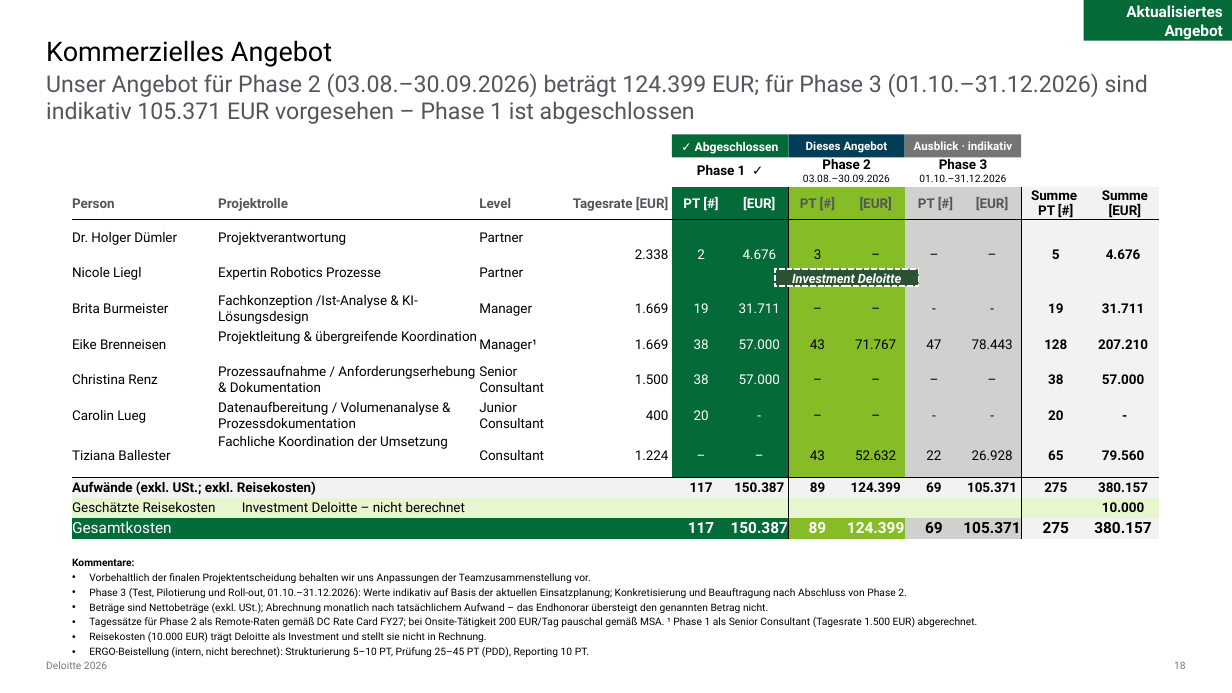
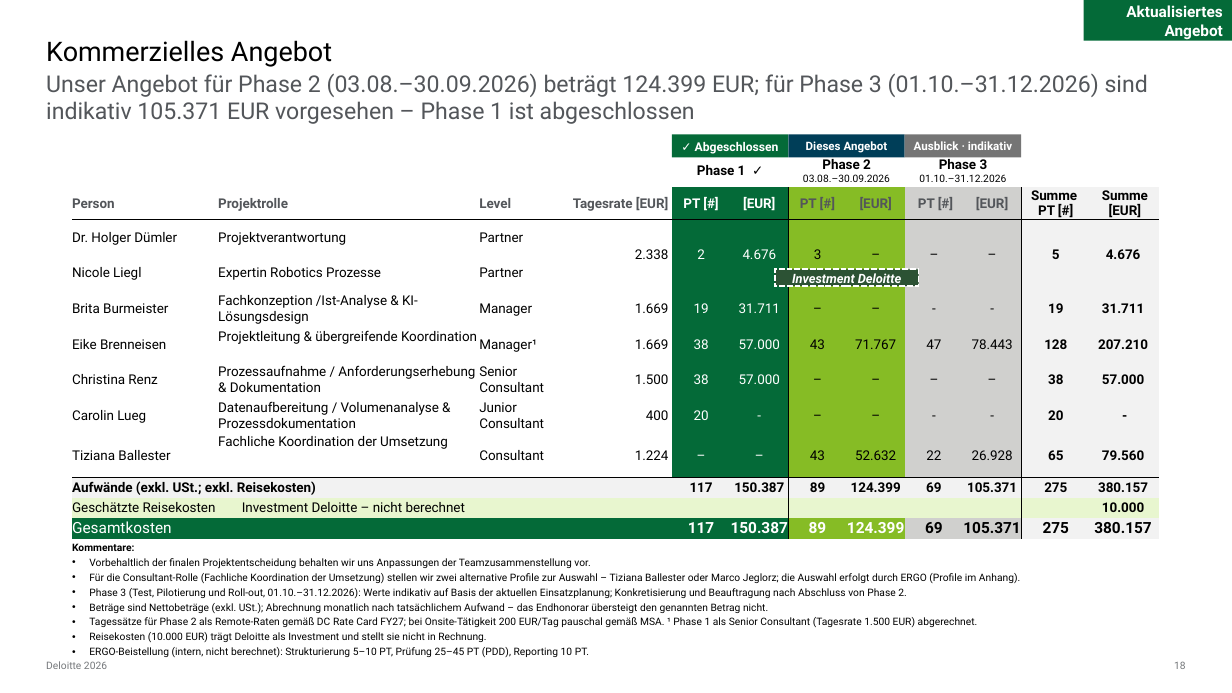
Before and after one commit to brenneisen-e/01_ki-arbeitsplatz, a slide deck: slide 18 of Bestandsuebertragung/kontextdokumente/20260702_ERGO_HR Sales_Makler meets KI_Angebot Deloitte_vworking.pptx. Drawn at 1232x693 pixels with LibreOffice and Linux fonts; fonts in the diff are those of the drawing. Boxes give left, top, right and bottom in pixels: in the first picture for what was removed or moved away, otherwise in the second. Text is boxed around its words. In the diff, an @@ line names an element or a change of style, - is before the commit and + after.

```diff
--- a/Bestandsuebertragung/kontextdokumente/20260702_ERGO_HR Sales_Makler meets KI_Angebot Deloitte_vworking.pptx
+++ b/Bestandsuebertragung/kontextdokumente/20260702_ERGO_HR Sales_Makler meets KI_Angebot Deloitte_vworking.pptx
@@ text at [89,573,1020,583]: paragraph added @@
+• Für die Consultant-Rolle (Fachliche Koordination der Umsetzung) stellen wir zwei alternative Profile zur Auswahl – Tiziana Ballester oder Marco Jeglorz; die Auswahl erfolgt durch ERGO (Profile im Anhang).
```
Also in this commit, not shown: 2 other slides changed, 1 slide added.
